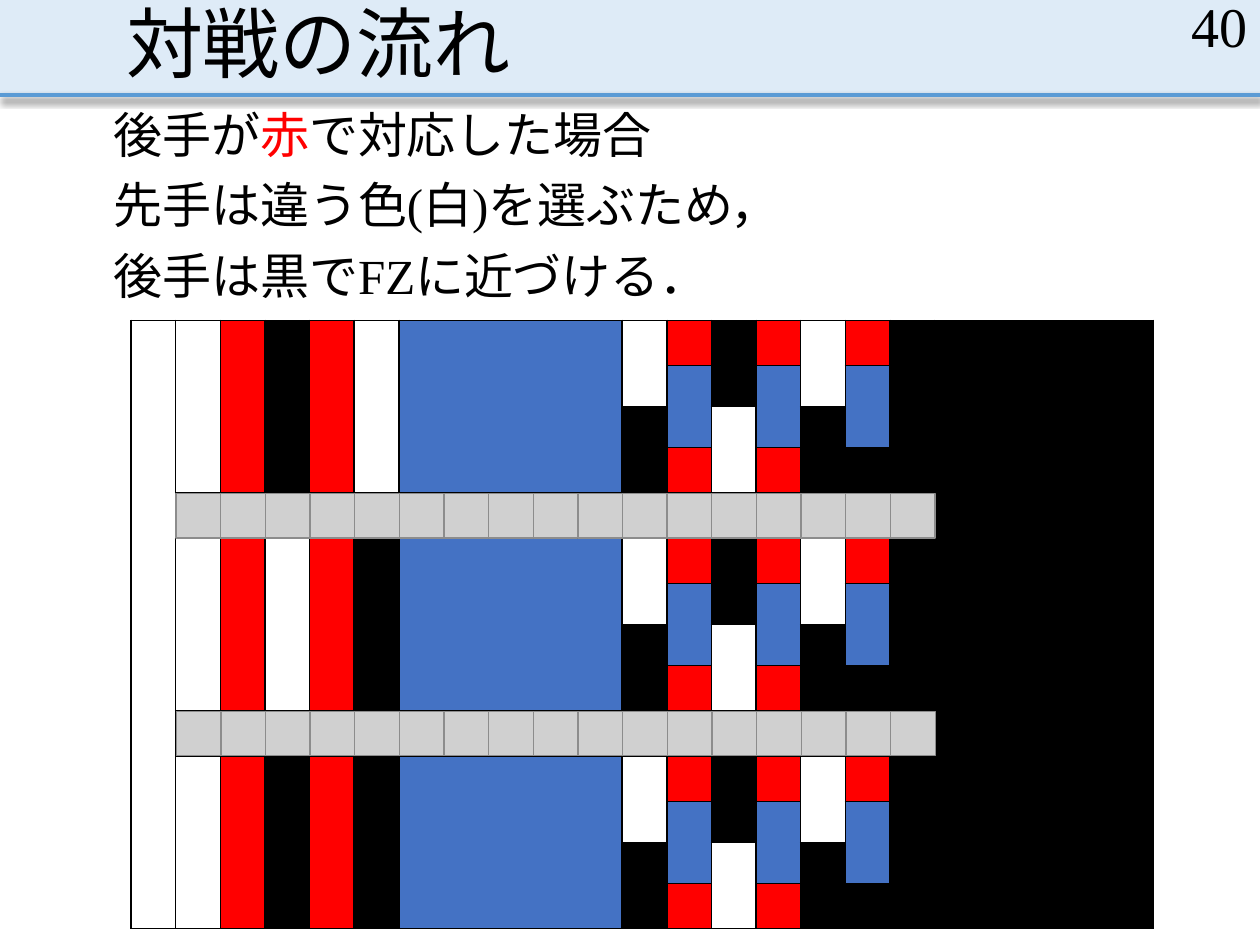
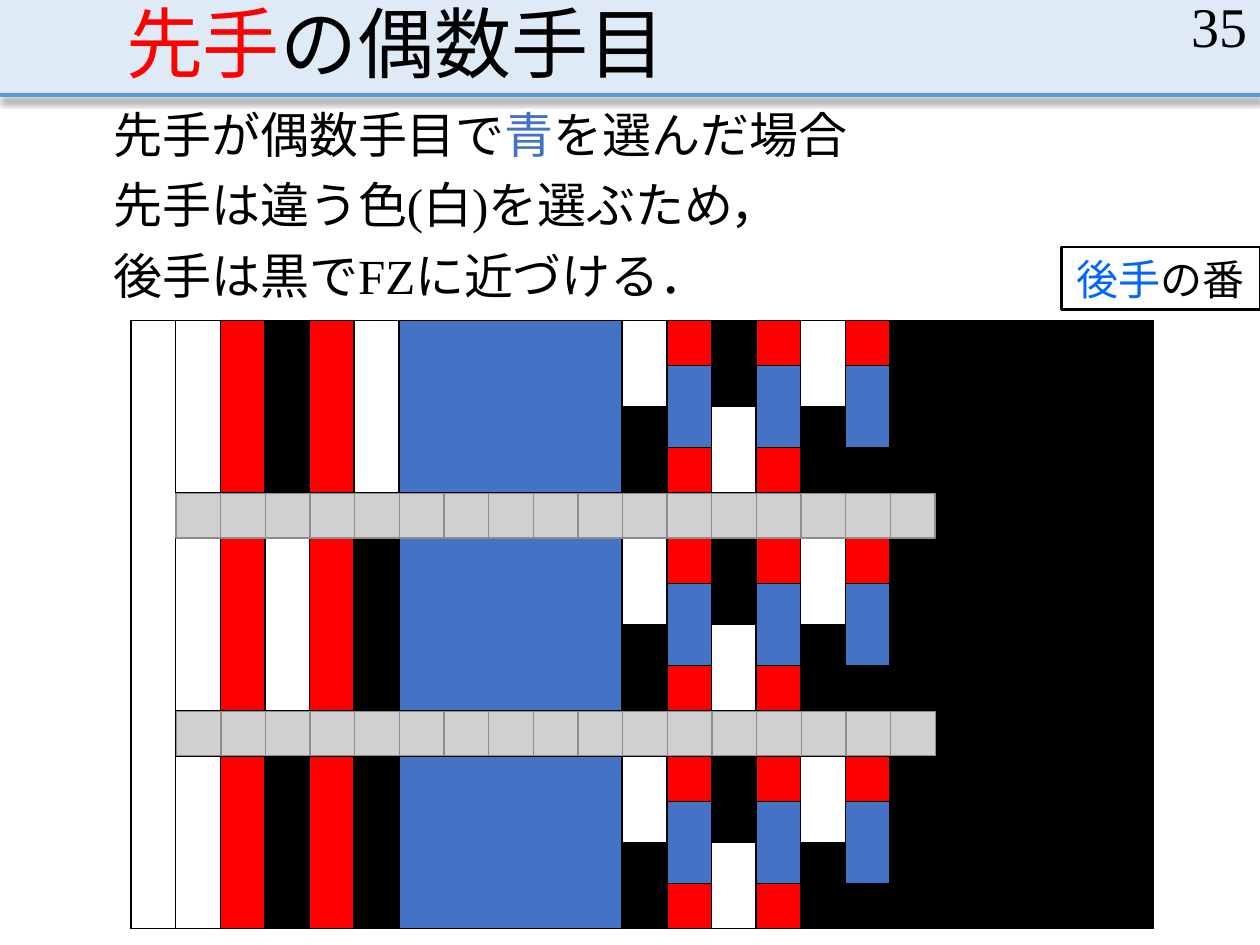
Before and after one commit to MasayaOda/SR, a slide deck: slide 35 of 190513oda.pptx (slide 40 before the commit). Drawn at 1260x945 pixels with LibreOffice and Linux fonts; fonts in the diff are those of the drawing; grey boxes stand for pictures. Boxes give left, top, right and bottom in pixels: in the first picture for what was removed or moved away, otherwise in the second. Text is boxed around its words. In the diff, an @@ line names an element or a change of style, - is before the commit and + after.

```diff
--- a/190513oda.pptx
+++ b/190513oda.pptx
@@ title at <box>126,7,665,79</box>: text changed @@
-対戦の流れ
+先手の偶数手目
@@ page number at <box>1191,10,1247,48</box>: text changed @@
-40
+35
@@ text at <box>113,103,847,157</box>: text changed @@
-後手が赤で対応した場合
+先手が偶数手目で青を選んだ場合
@@ rectangle added at <box>1061,247,1260,310</box>, fill #FFFFFF, outline #000000 1.5 pt, 24 pt, text #0066FF @@
+後手の番
```
Also in this commit, not shown: 28 other slides changed, 7 slides added, 2 slides removed.
